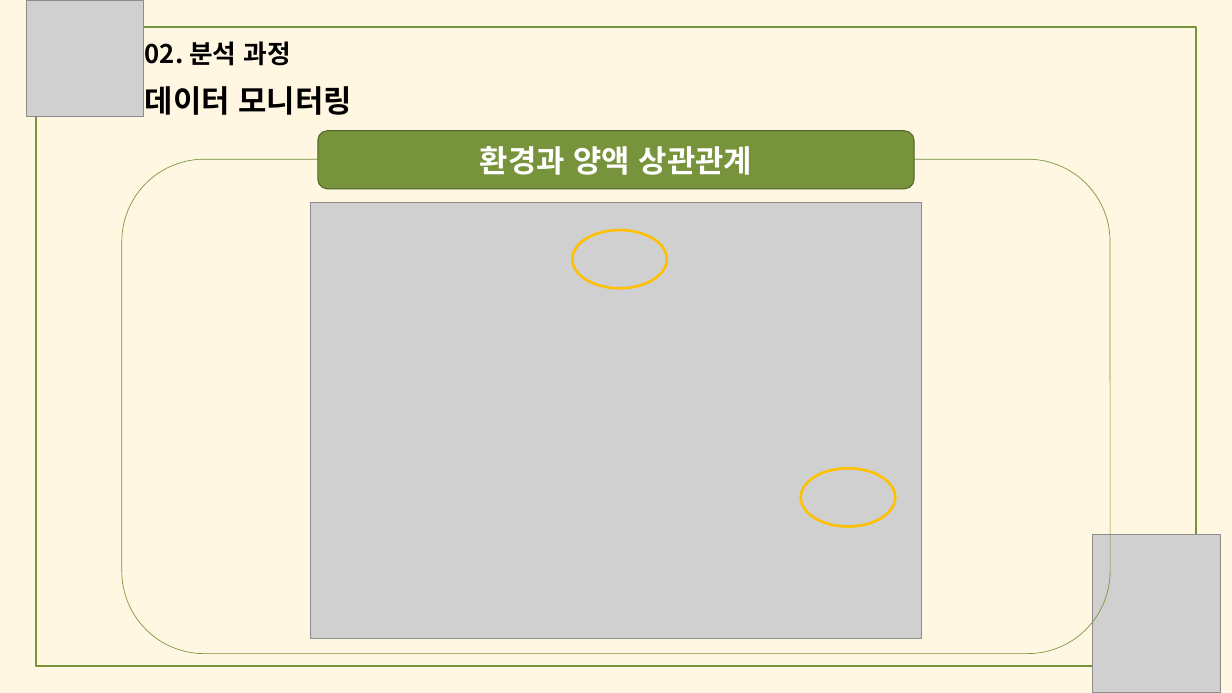
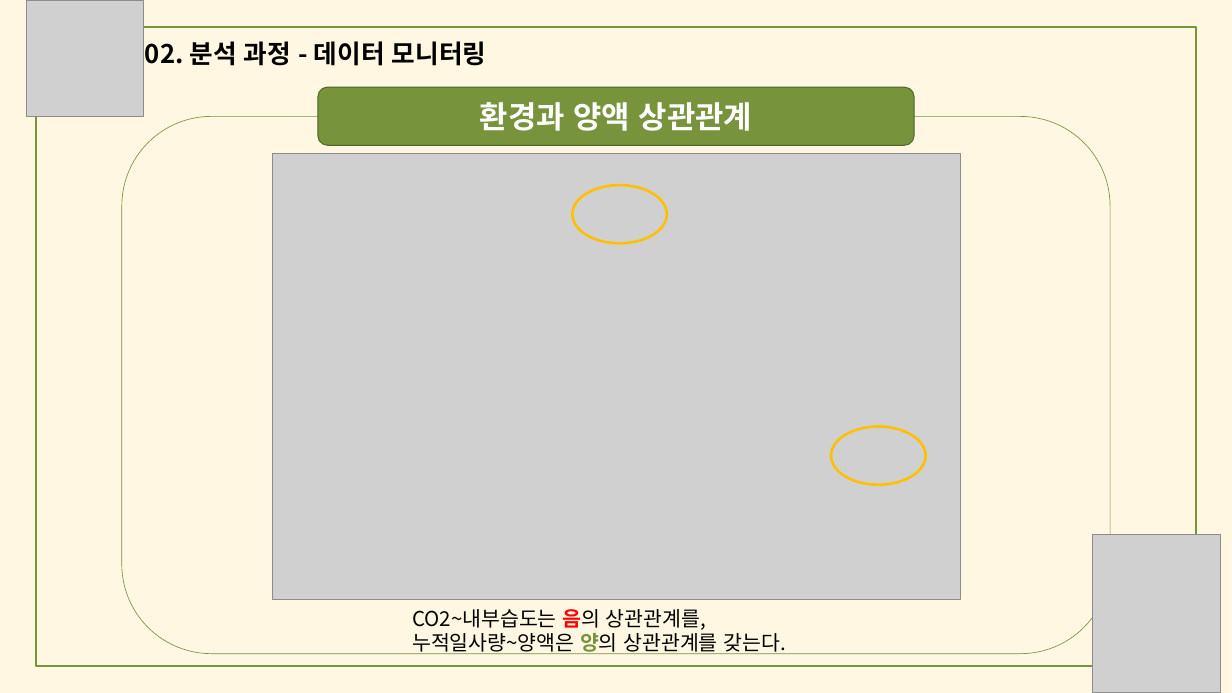
Before and after one commit to meucham11/nong_intern, a slide deck: slide 18 of 경진대회.pptx. Drawn at 1232x693 pixels with LibreOffice and Linux fonts; fonts in the diff are those of the drawing; grey boxes stand for pictures. Boxes give left, top, right and bottom in pixels: in the first picture for what was removed or moved away, otherwise in the second. Text is boxed around its words. In the diff, an @@ line names an element or a change of style, - is before the commit and + after.

```diff
--- a/경진대회.pptx
+++ b/경진대회.pptx
@@ text at (145, 41, 487, 66): text changed; size 24 to 20 pt @@
-데이터 모니터링
+02. 분석 과정 - 데이터 모니터링
@@ rounded rectangle "환경과 양액 상관관계": place and size @@
-rounded rectangle "환경과 양액 상관관계" at (318, 130, 914, 189)
+rounded rectangle "환경과 양액 상관관계" at (318, 87, 914, 145)
@@ rounded rectangle: place and size @@
-rounded rectangle at (122, 159, 1111, 653)
+rounded rectangle at (122, 116, 1111, 653)
@@ picture: place and size @@
-picture at (311, 202, 921, 639)
+picture at (273, 153, 961, 600)
@@ ellipse: place and size @@
-ellipse at (572, 230, 666, 288)
+ellipse at (572, 185, 666, 243)
@@ ellipse: place and size @@
-ellipse at (801, 469, 896, 527)
+ellipse at (831, 427, 925, 485)
@@ text added at (412, 609, 785, 654), 16 pt, text #000000 @@
+CO2~내부습도는 음의 상관관계를,
+누적일사량~양액은 양의 상관관계를 갖는다.
```
Also in this commit, not shown: 22 other slides changed.
